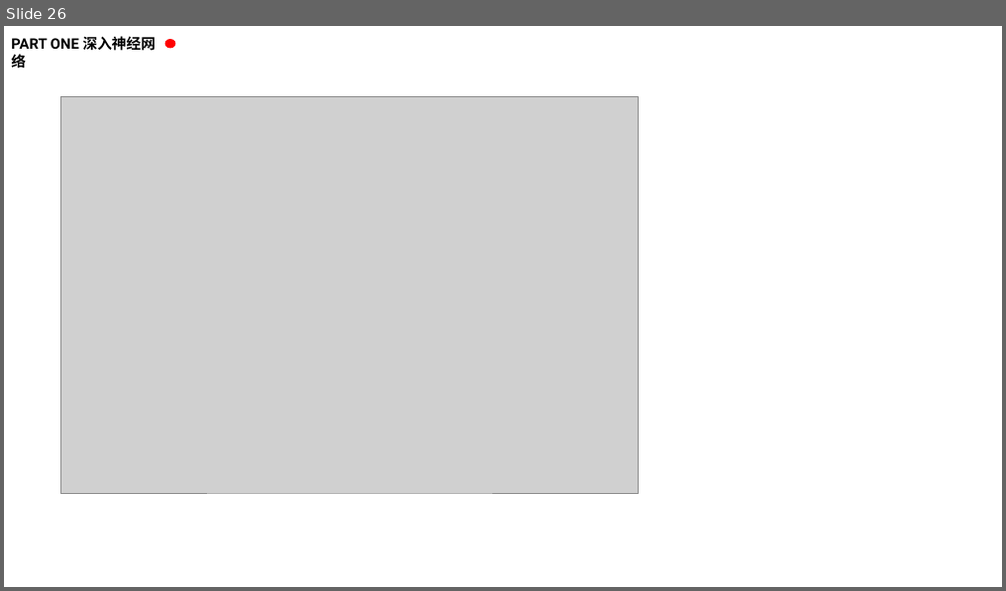
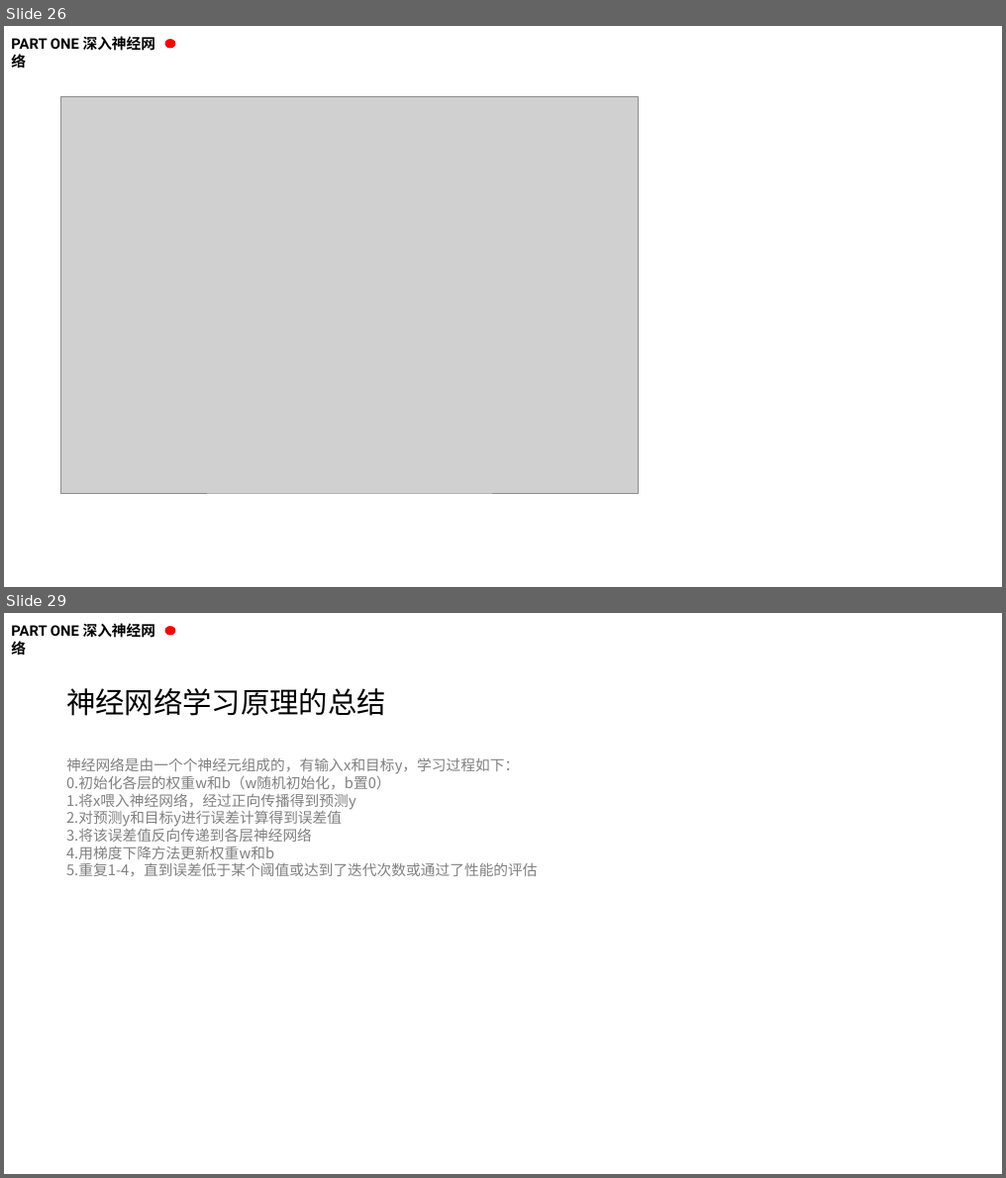
Before and after one commit to kaixinbaba/rlshare, a slide deck: 机器学习分享-神经网络.pptx. Shown one above the other, each under a label of ours: slide 26 before the commit, slides 26 and 29 after it; the slides between them are not shown. The pictures are 1006x591 and 1006x1178 pixels, drawn with LibreOffice and Linux fonts; fonts in the diff are those of the drawing; grey boxes stand for pictures; background and template pictures are left out. Boxes give left, top, right and bottom in pixels: in the first picture for what was removed or moved away, otherwise in the second. Text is boxed around its words. In the diff, an @@ line names an element or a change of style, - is before the commit and + after.

```diff
--- a/机器学习分享-神经网络.pptx
+++ b/机器学习分享-神经网络.pptx
@@ slide 29 added at bbox=[4, 613, 1002, 1174], background #FFFFFF @@
@@ text added at bbox=[11, 623, 156, 658], 14 pt, text #000000, bold @@
+PART ONE 深入神经网络
@@ ellipse added at bbox=[165, 626, 175, 635], fill #FF0000 @@
@@ text added at bbox=[66, 688, 386, 716], 28 pt, text #000000 @@
+神经网络学习原理的总结
@@ text added at bbox=[66, 758, 538, 876], 14 pt, text #808080 @@
+神经网络是由一个个神经元组成的，有输入x和目标y，学习过程如下：
+0.初始化各层的权重w和b（w随机初始化，b置0）
+1.将x喂入神经网络，经过正向传播得到预测y
+2.对预测y和目标y进行误差计算得到误差值
+3.将该误差值反向传递到各层神经网络
+4.用梯度下降方法更新权重w和b
+5.重复1-4，直到误差低于某个阈值或达到了迭代次数或通过了性能的评估
```
Also in this commit, not shown: 5 slides changed, 6 other slides added.
